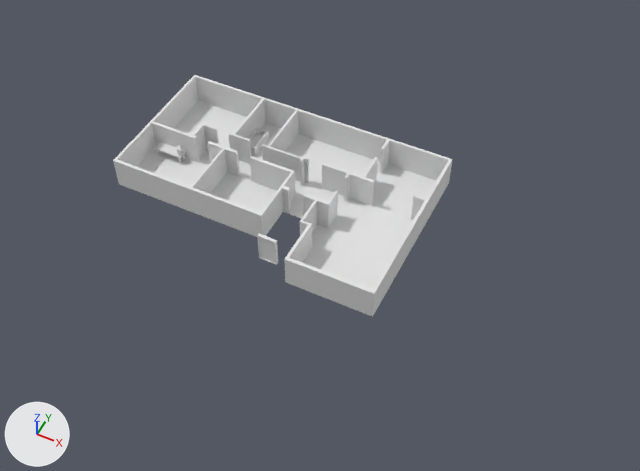
The Blender file Resources/Models/.blend/House Map.blend as it was, and as the next commit left it.
The view is the same before and after, from a 50 mm camera at (13.7, -23.1, 27.3) aimed at (2.9, -1.4, 0.2). Every picture has the same lights, and +X, +Y and +Z are marked at lower left.

Objects in the first picture: 'Desk 2', 'Floor'.
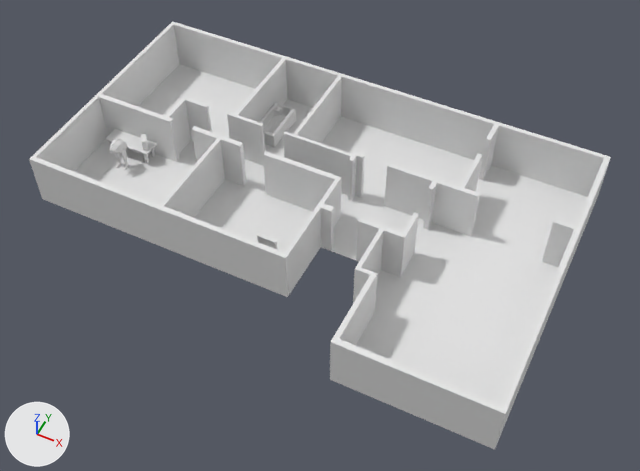
The change, as JSON lines over the scene's bpy script:
```json
{"op": "add", "block": "mat_medula", "code": ["mat_medula = principled_material('Medula')", "mat_medula.base_color = (0.8, 0.8, 0.8)  # white #e7e7e7"]}
{"op": "add", "block": "mat_eyeball", "code": ["mat_eyeball = principled_material('EyeBall')", "mat_eyeball.base_color = (0.8, 0.8, 0.8)  # white #e7e7e7"]}
{"op": "add", "block": "mat_cerebral_cortex", "code": ["mat_cerebral_cortex = principled_material('Cerebral Cortex')", "mat_cerebral_cortex.base_color = (0.8, 0.8, 0.8)  # white #e7e7e7"]}
{"op": "add", "block": "mat_legs", "code": ["mat_legs = principled_material('Legs')", "mat_legs.base_color = (0.8, 0.8, 0.8)  # white #e7e7e7"]}
{"op": "add", "block": "mat_optic_nerve", "code": ["mat_optic_nerve = principled_material('Optic Nerve')", "mat_optic_nerve.base_color = (0.8, 0.8, 0.8)  # white #e7e7e7"]}
{"op": "add", "block": "mat_pupil", "code": ["mat_pupil = principled_material('Pupil')", "mat_pupil.base_color = (0.8, 0.8, 0.8)  # white #e7e7e7"]}
{"op": "add", "block": "mat_cerebellum", "code": ["mat_cerebellum = principled_material('Cerebellum')", "mat_cerebellum.base_color = (0.8, 0.8, 0.8)  # white #e7e7e7"]}
{"op": "add", "block": "me_circle", "code": ["me_circle = bpy.data.meshes.new('Circle')", "me_circle.from_pydata(...)  # 679 vertices, 670 faces; spans x -33.0..33.0, y 1.0..156.0, z -43.0..39.0", "# faces by material slot: [252, 88, 120, 8, 48, 60, 94]", "me_circle.materials.append(mat_legs)  # white #e7e7e7", "me_circle.materials.append(mat_optic_nerve)  # white #e7e7e7", "me_circle.materials.append(mat_cerebral_cortex)  # white #e7e7e7", "me_circle.materials.append(mat_pupil)  # white #e7e7e7", "me_circle.materials.append(mat_eyeball)  # white #e7e7e7", "me_circle.materials.append(mat_cerebellum)  # white #e7e7e7", "me_circle.materials.append(mat_medula)  # white #e7e7e7"]}
{"op": "set", "path": "ob_floor.location", "old": "(0.0, 0.0, 0.0)", "new": "(1.77, -0.54, 0.0)"}
{"op": "set", "path": "ob_floor.scale", "old": "(1.0, 1.0, 1.0)", "new": "(1.66, 1.66, 1.66)"}
{"op": "set", "path": "ob_desk_2.location", "old": "(-5.23, -0.05, 0.0)", "new": "(-6.9, -0.62, 0.0)"}
{"op": "set", "path": "ob_desk_2.scale", "old": "(1.0, 1.0, 1.0)", "new": "(1.66, 1.66, 1.66)"}
{"op": "add", "block": "ob_body", "code": ["ob_body = bpy.data.objects.new('Body', me_circle)", "ob_body.location = (-6.81, -1.6, 0.0)", "ob_body.rotation_euler = (1.571, 0.0, 0.0)  # degrees (90, 0, 0)", "ob_body.scale = (0.01, 0.01, 0.01)"]}
```

What differs and where, as boxes [x1, y1, x2, y2] in the pictures (640 x 471 px):
```json
{"object": "Floor", "change": "moved, rescaled", "before": [113, 75, 453, 317], "after": [29, 22, 611, 450], "on screen": "71% wider, 77% taller"}
{"object": "Desk 2", "change": "moved, rescaled", "before": [155, 142, 186, 163], "after": [105, 129, 157, 164], "on screen": "66% wider, 64% taller"}
{"object": "Body", "change": "added", "after": [109, 139, 128, 170], "faces in mat_cerebral_cortex (white #e7e7e7)": [110, 139, 127, 154]}
```
